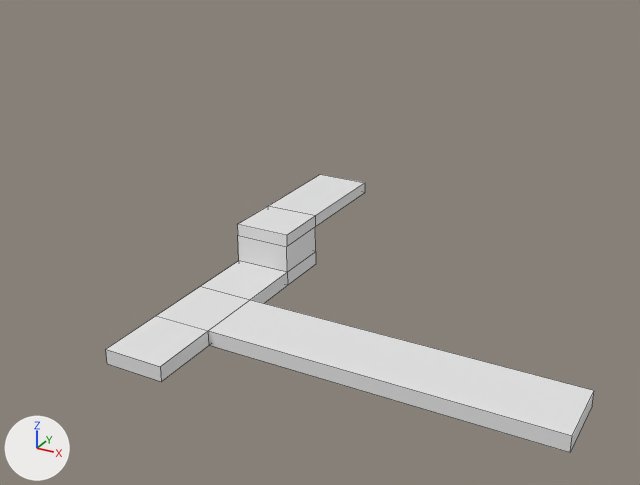
The Blender file GodotProject/VisualAssets/Blender/Level7.blend as it was, and as the next commit left it.
Rendered twice from a 50 mm lens placed at (15.3, -24.7, 13.7), pointed at (0.6, 2.0, 0.4). Every picture has the same lights, and +X, +Y and +Z are marked at lower left. Mesh edges are drawn as thin lines.
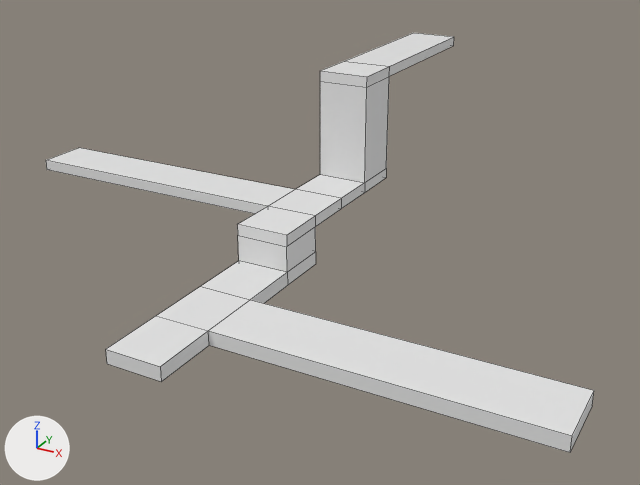
Pixel boxes [x1, y1, x2, y2] of what changed, in the pictures (640 x 485 px):
'Cube', reshaped (12% wider, 51% taller): before [106, 174, 594, 452]; after [46, 33, 594, 452]
part 1 of me_cube, built on: before [269, 174, 365, 227]; after [46, 33, 454, 227]

Diff of the bpy script that builds the scene:
```diff
--- a/GodotProject/VisualAssets/Blender/Level7.blend.py
+++ b/GodotProject/VisualAssets/Blender/Level7.blend.py
@@ mat_sides @@
+mat_sides = principled_material('Sides')
+mat_sides.base_color = (0.8, 0.8, 0.8)  # white #e7e7e7
@@ me_cube @@
 # used by ob_cube; location = (0.0, 0.0, 0.0)
-me_cube.from_pydata(...)  # 36 vertices, 34 faces; spans x -1.0..12.0, y -8.0..5.0, z 0.0..1.9
+me_cube.from_pydata(...)  # 60 vertices, 53 faces; spans x -12.0..12.0, y -8.0..14.0, z 0.0..6.1
+# me_cube part 1
+# 10 faces are deleted
+# 16 vertices are added at x -12.0..1.0, y 1.0..14.0, z 1.48..6.1
+# 8 new vertices lie (0.0, 2.0, 0.0) away from vertices in x -1.0..1.0, y 1.0..5.0, z 1.48..1.9
+# 5 new faces join them, mat_grass (white #e7e7e7)
+# 24 new faces join them, mat_sides (white #e7e7e7)
 me_cube.materials.append(mat_grass)
+me_cube.materials.append(mat_sides)  # white #e7e7e7
```
